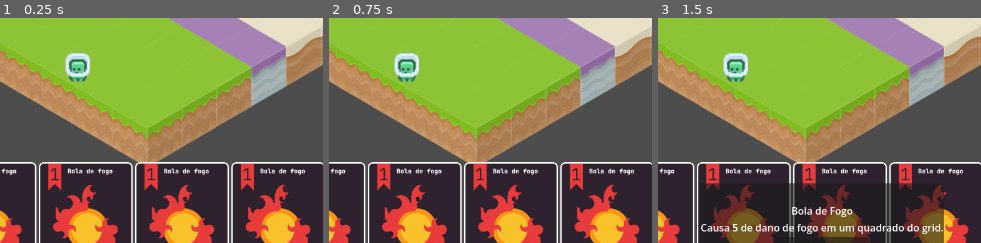
Above: before the commit, frames 1-3 (left to right).
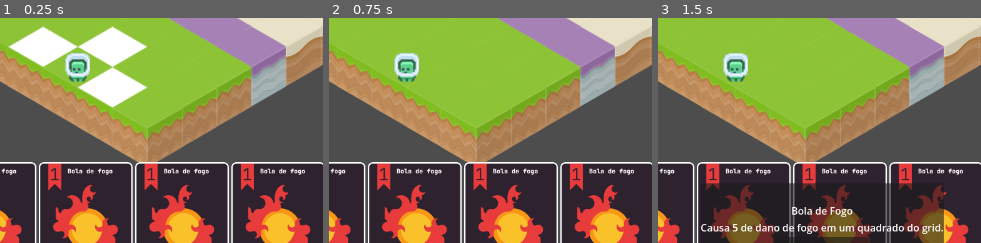
Above: after the commit, the same moments.

Repository: Magistratus-Studio/Grimmoria
Game: Godot game, scene res://Cenas/Combate.tscn
The game is run twice, just before and just after one commit, with the same random seed, the same clock (stepped at 60 frames per second) and the same inputs. This scene is started directly instead of the project's main scene.
Inputs (mouse positions are % of the whole screen's width and height, from its top left):
- Up to frame 1 (0.25 s): no input
- Up to frame 2 (0.75 s): click "Encerrar Turno" at 0.5 s
- Up to frame 3 (1.5 s): click (8, 85) at 1.25 s
The pictures show only the part of the screen within x 10-60%, y 38-88%; the shares and areas given below are measured in that part.

The runs differ from the first frame. In frame 1, 6.1% of the frame differs, in the area x 2-46%, y 3-40%; in frame 2, nothing differs; in frame 3, nothing differs.

Commit message:
feat: movimentação por turno

Diff:
--- a/grimmoria/Cenas/Combate.tscn
+++ b/grimmoria/Cenas/Combate.tscn
@@ -51,6 +51,7 @@
 occlusion_enabled = false
 
 [node name="Entidades" type="Node2D" parent="TileMapLayer" unique_id=864216608]
+z_index = 1
 script = ExtResource("4_bal3l")
 
 [node name="Jogador" type="Sprite2D" parent="TileMapLayer/Entidades" unique_id=854776950]
--- a/grimmoria/Cenas/jogadorController.gd
+++ b/grimmoria/Cenas/jogadorController.gd
@@ -20,6 +20,8 @@
 	# await get_tree().process_frame
 	jogador.position = tileMap.map_to_local(SPAWNPLAYER)
 	inimigo.position = tileMap.map_to_local(SPAWNINIMIGO)
+	vizinhos = tileMap.get_surrounding_cells(tileMap.local_to_map(jogador.position))
+	destacarMovimento()
 
 
 #func _physics_process(delta: float) -> void:
@@ -28,24 +30,30 @@
 func _input(event: InputEvent) -> void:
 	if event is InputEventMouseButton and event.is_pressed() and event.button_index == MOUSE_BUTTON_LEFT and not event.double_click:
 		var mousePos: Vector2 = event.position
-		print(tileMap.position)
-		print("local: ", tileMap.to_local(mousePos))
-		print("global: ", tileMap.to_global(mousePos))
-		print("mouse pos: ", mousePos)
+		var mausePosMapa: Vector2i = tileMap.local_to_map(tileMap.to_local(mousePos))
+		vizinhos = tileMap.get_surrounding_cells(tileMap.local_to_map(jogador.position))
+		if condicaoMovimento:
+			for vizinho in vizinhos:
+				if vizinho == mausePosMapa and tileMap.get_cell_tile_data(vizinho):
+					jogador.position = tileMap.map_to_local(mausePosMapa)
+					condicaoMovimento = not condicaoMovimento
+					destacarMovimento()
+
+	if event is InputEventKey and event.is_pressed() and event.keycode == KEY_A:
+		destacarMovimento()
 
 
 func _on_turno_button_pressed() -> void:
 	condicaoMovimento = not condicaoMovimento
+	destacarMovimento()
 
 func destacarMovimento():
 	if condicaoMovimento:
-		vizinhos = tileMap.get_surrounding_cells(tileMap.local_to_map(jogador.position))
 		for vizinho in vizinhos:
 			var data = tileMap.get_cell_tile_data(vizinho)
 			if data:
 				destaqueLayer.set_cell(vizinho, 1, Vector2i(0,0))
 	else:
-		vizinhos = tileMap.get_surrounding_cells(tileMap.local_to_map(jogador.position))
 		for vizinho in vizinhos:
 			var data = tileMap.get_cell_tile_data(vizinho)
 			if data:
